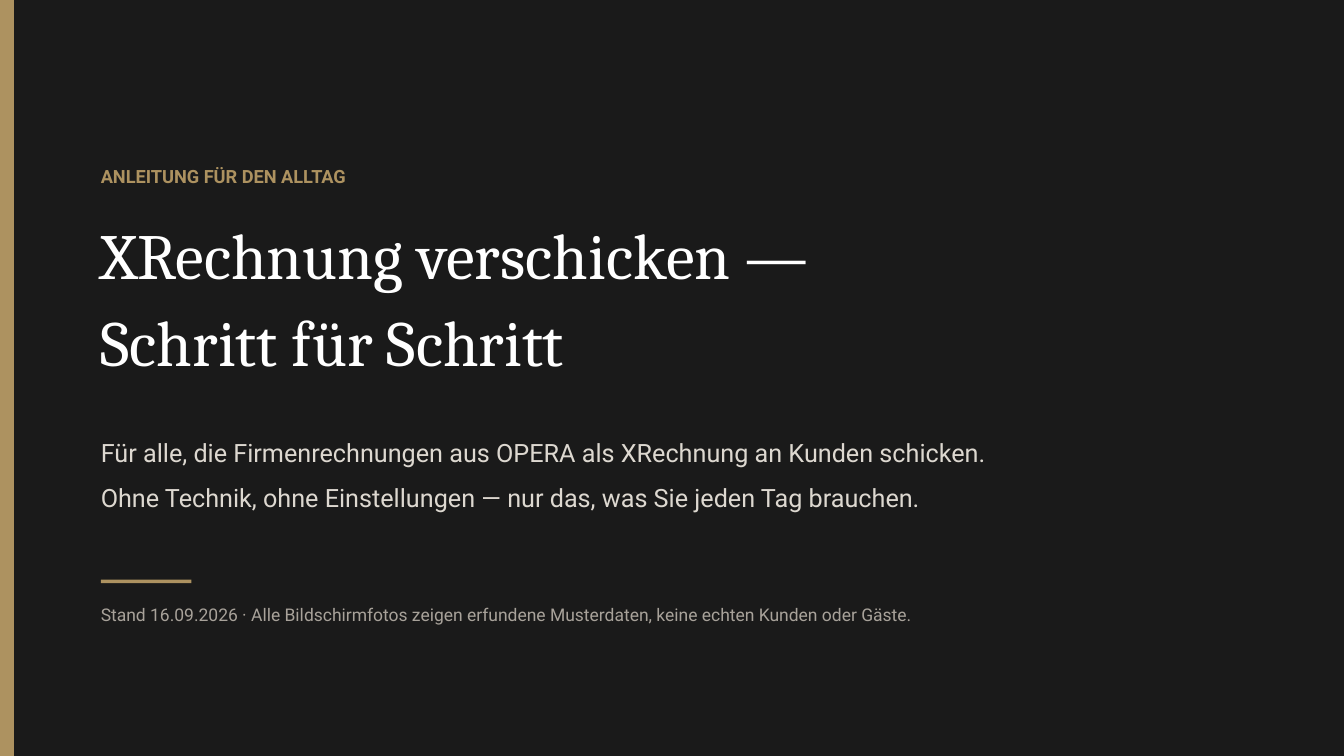
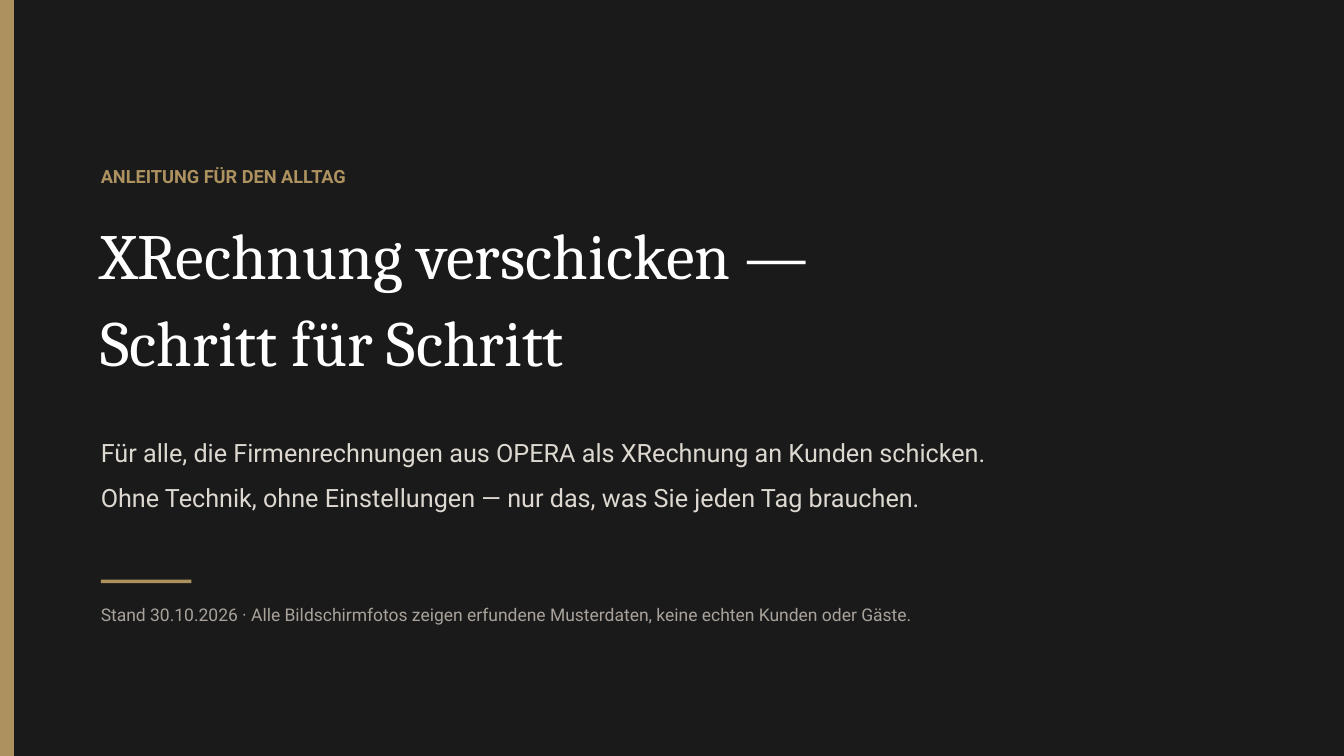
Before and after one commit to ahornhotels/OPERA-V5-XRechnung, a slide deck: slide 1 of docs/praesentation/XRechnung_Anleitung_Anwender.pptx. Drawn at 1344x756 pixels with LibreOffice and Linux fonts; fonts in the diff are those of the drawing. Boxes give left, top, right and bottom in pixels: in the first picture for what was removed or moved away, otherwise in the second. Text is boxed around its words. In the diff, an @@ line names an element or a change of style, - is before the commit and + after.

```diff
--- a/docs/praesentation/XRechnung_Anleitung_Anwender.pptx
+++ b/docs/praesentation/XRechnung_Anleitung_Anwender.pptx
@@ text at (101,608,911,625): text changed @@
-Stand 16.09.2026 · Alle Bildschirmfotos zeigen erfundene Musterdaten, keine echten Kunden oder Gäste.
+Stand 30.10.2026 · Alle Bildschirmfotos zeigen erfundene Musterdaten, keine echten Kunden oder Gäste.
```
Also in this commit, not shown: 24 other slides changed, 1 slide added, 11 other files.
